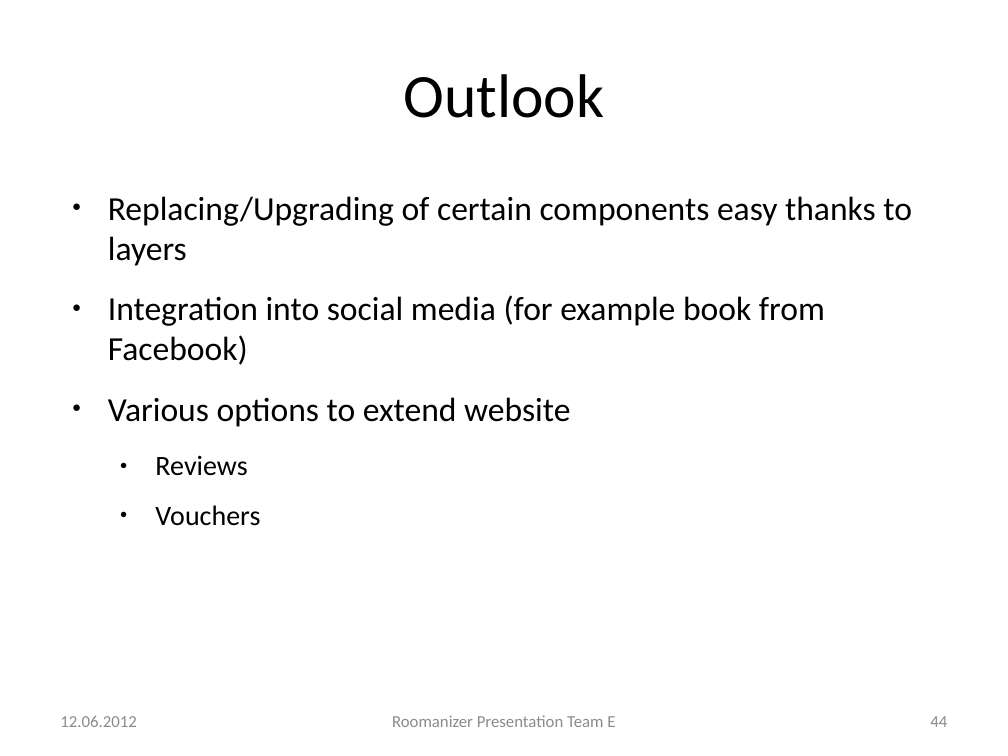
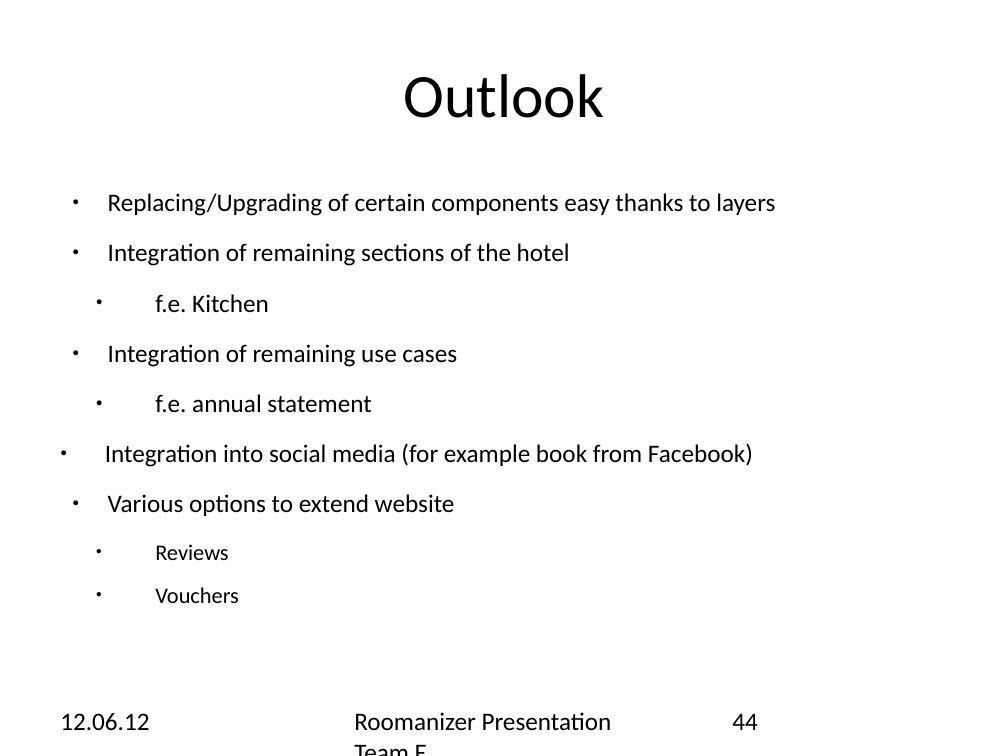
Before and after one commit to markusmo/HotelSoftware, a slide deck: slide 44 of Documentation/Praesentation/PresentationRoomanizer.pptx. Drawn at 1008x756 pixels with LibreOffice and Linux fonts; fonts in the diff are those of the drawing. Boxes give left, top, right and bottom in pixels: in the first picture for what was removed or moved away, otherwise in the second. Text is boxed around its words. In the diff, an @@ line names an element or a change of style, - is before the commit and + after.

```diff
--- a/Documentation/Praesentation/PresentationRoomanizer.pptx
+++ b/Documentation/Praesentation/PresentationRoomanizer.pptx
@@ text at <box>105,193,775,603</box>: size 24 to 18 pt in "Replacing/Upgrading of certain components easy thanks to ...", "Integration into social media (for example book ...", "Various options to extend website"; size 20 to 16 pt in "Reviews", "Vouchers"; indent changed @@
@@ text at <box>108,243,570,413</box>: paragraphs added @@
+● Integration of remaining sections of the hotel
+  ● f.e. Kitchen
+● Integration of remaining use cases
+  ● f.e. annual statement
@@ text "12.06.12" at <box>60,713,149,730</box>: vertical alignment middle to top @@
@@ text at <box>60,713,149,730</box>: text changed; size 12 to 18 pt; text colour #8C8C8C to #000000 @@
-12.06.2012
+12.06.12
@@ text "Roomanizer Presentation Team E" at <box>354,712,612,731</box>: size 12 to 18 pt, text colour #8C8C8C to #000000; alignment centre to left; vertical alignment middle to top @@
@@ page number at <box>732,713,758,730</box>: size 12 to 18 pt, text colour #8C8C8C to #000000; alignment right to left; vertical alignment middle to top @@
```
Also in this commit, not shown: 1 other slide changed.
